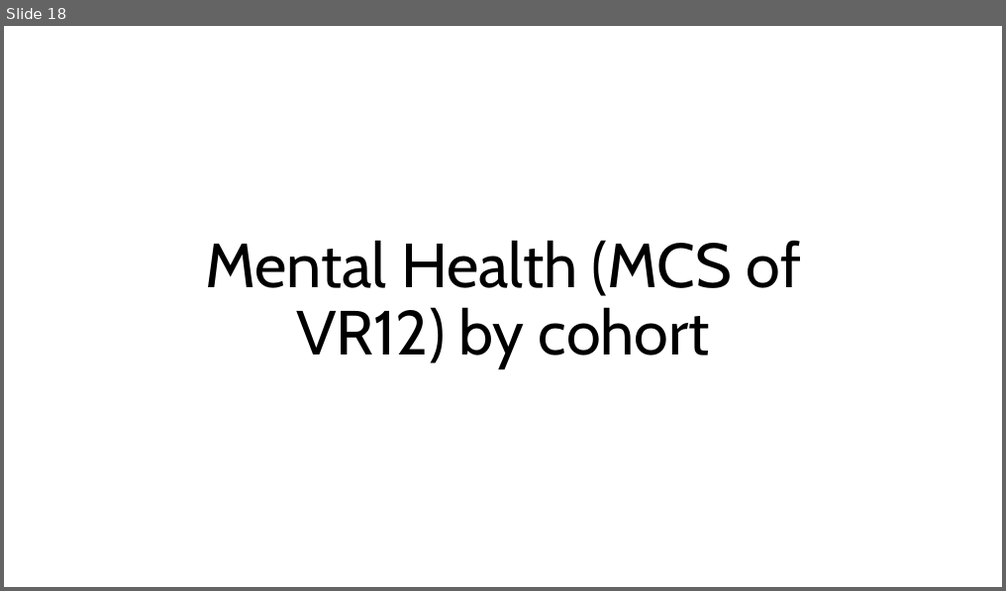
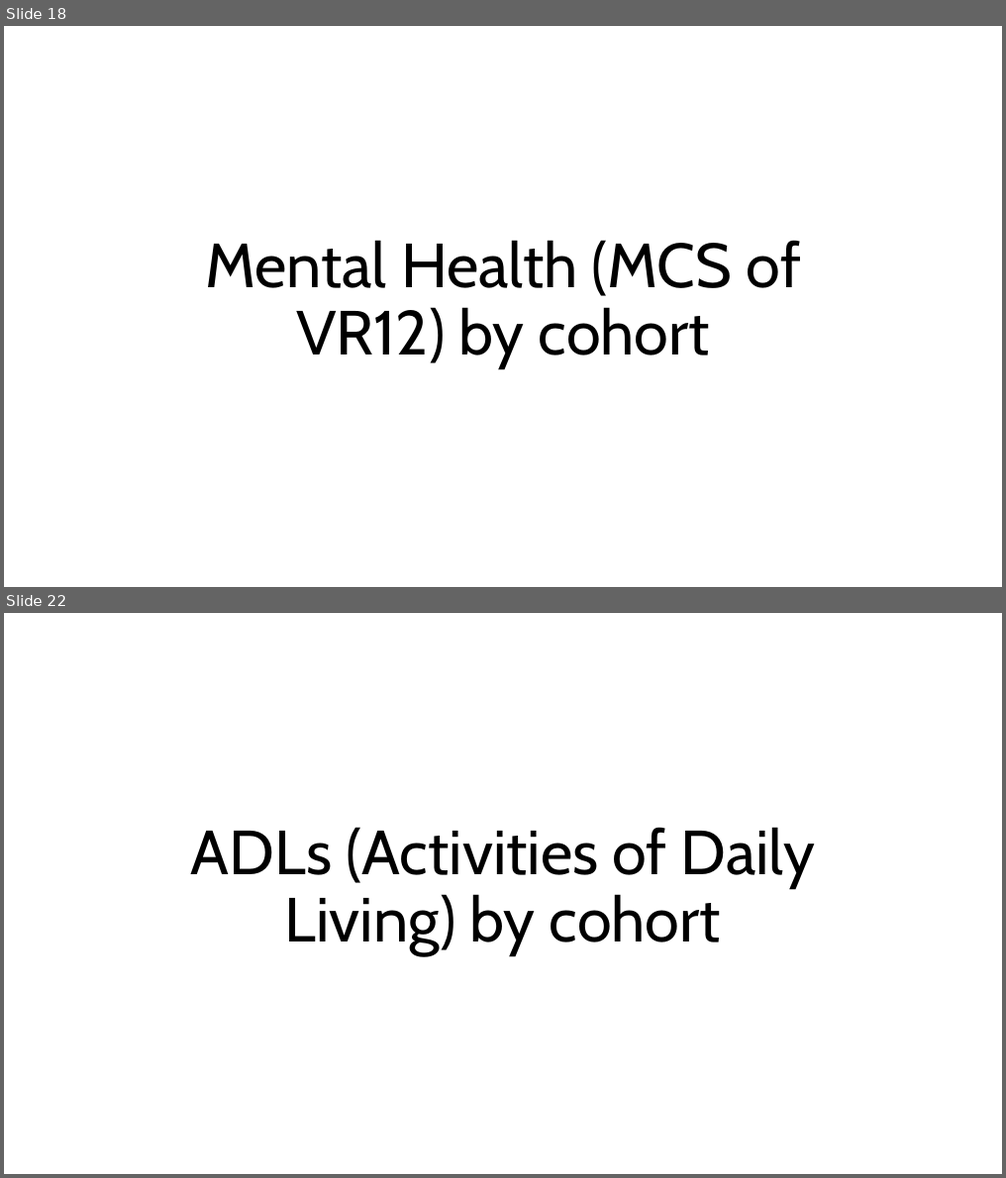
Before and after one commit to vstevensf/medicare_hos, a slide deck: summary stats figures.pptx. Shown one above the other, each under a label of ours: slide 18 before the commit, slides 18 and 22 after it; the slides between them are not shown. The pictures are 1006x591 and 1006x1178 pixels, drawn with LibreOffice and Linux fonts; fonts in the diff are those of the drawing. Boxes give left, top, right and bottom in pixels: in the first picture for what was removed or moved away, otherwise in the second. Text is boxed around its words. In the diff, an @@ line names an element or a change of style, - is before the commit and + after.

```diff
--- a/summary stats figures.pptx
+++ b/summary stats figures.pptx
@@ slide 22 added at bbox=[4, 613, 1002, 1174], background #FFFFFF @@
@@ title added at bbox=[191, 827, 815, 957], 60 pt, text #000000 @@
+ADLs (Activities of Daily Living) by cohort
```
Also in this commit, not shown: 3 other slides added, 2 other files.
